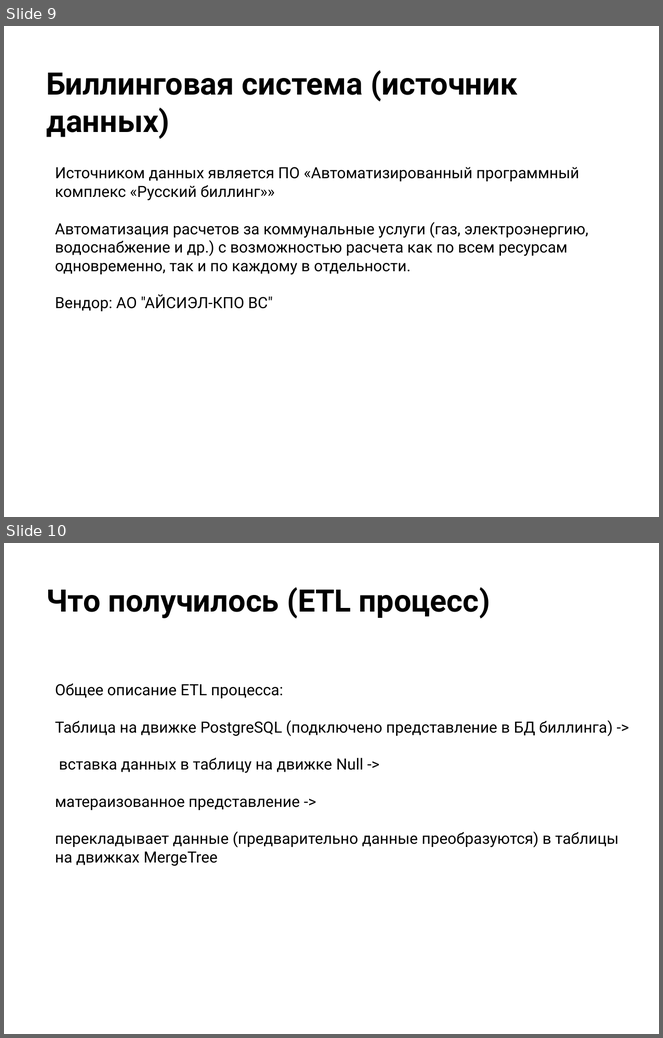
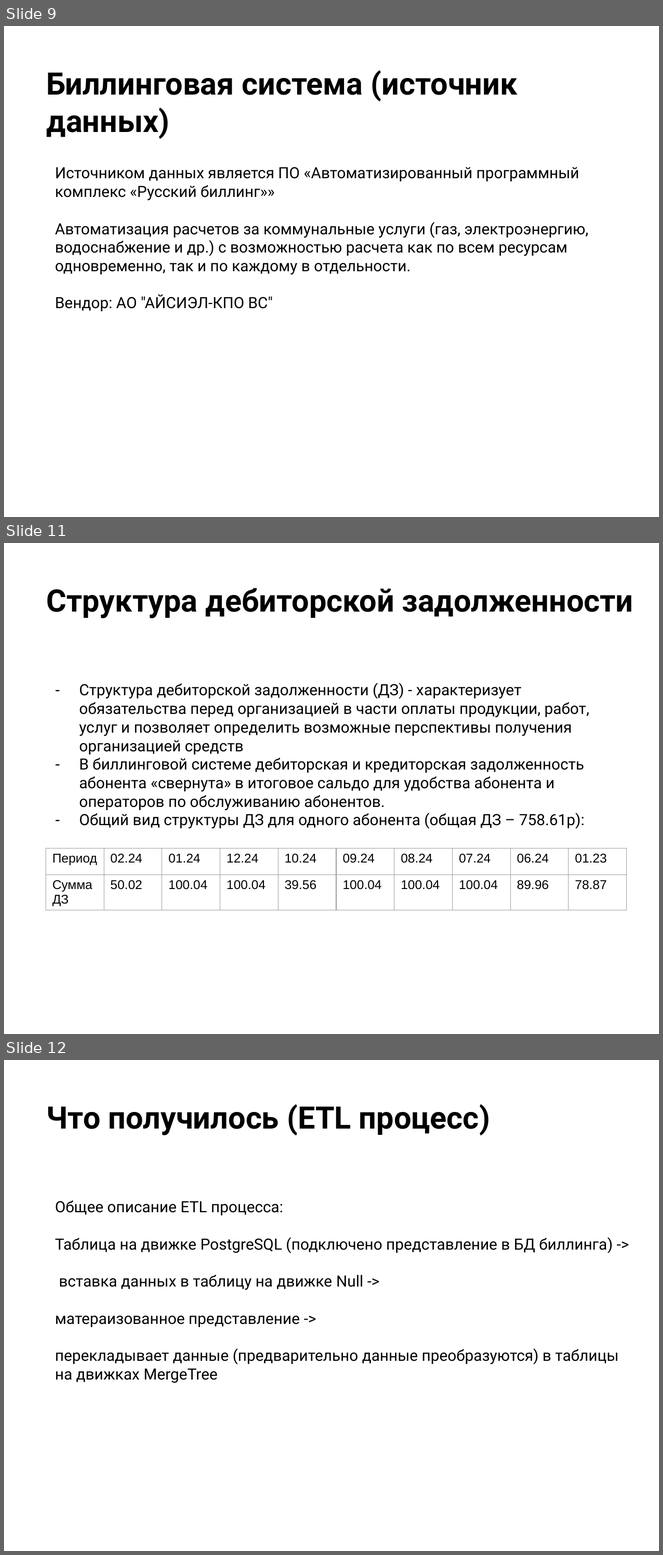
Before and after one commit to anton20044/ClickHouse_Final_Project, a slide deck: Презентация.pptx. Shown one above the other, each under a label of ours: slides 9 and 10 before the commit, slides 9, 11 and 12 after it; the slides between them are not shown. The pictures are 663x1038 and 663x1555 pixels, drawn with LibreOffice and Linux fonts; fonts in the diff are those of the drawing; background and template pictures are left out. Boxes give left, top, right and bottom in pixels: in the first picture for what was removed or moved away, otherwise in the second. Text is boxed around its words. In the diff, an @@ line names an element or a change of style, - is before the commit and + after.

```diff
--- a/Презентация.pptx
+++ b/Презентация.pptx
@@ slide 11 added at bbox=[4, 543, 659, 1034], background picture (left out) @@
@@ title added at bbox=[47, 588, 633, 618], 34 pt, text #000000, bold @@
+Структура дебиторской задолженности
@@ text added at bbox=[79, 683, 590, 829], 17 pt, text #000000 @@
+– Структура дебиторской задолженности (ДЗ) - характеризует обязательства перед организацией в части оплаты продукции, работ, услуг и позволяет определить возможные перспективы получения организацией средств
+– В биллинговой системе дебиторская и кредиторская задолженность абонента «свернута» в итоговое сальдо для удобства абонента и операторов по обслуживанию абонентов.
+– Общий вид структуры ДЗ для одного абонента (общая ДЗ – 758.61р):
@@ table added at bbox=[46, 848, 629, 912], 2 rows, 10 columns @@
+Период | 02.24 | 01.24 | 12.24 | 10.24 | 09.24 | 08.24 | 07.24 | 06.24 | 01.23
+Сумма ДЗ | 50.02 | 100.04 | 100.04 | 39.56 | 100.04 | 100.04 | 100.04 | 89.96 | 78.87
@@ what was slide 10 is now slide 12 @@
```
Also in this commit, not shown: 1 other slide added.
